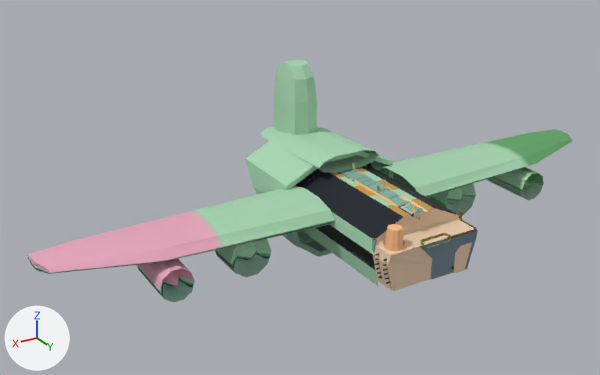
The FBX model LudumDare43/Assets/Art/Models/EstructuraBase.FBX as it was, and as the next commit left it.
The view is the same before and after, from a 50 mm camera at (49.3, 65.3, 42.2) aimed at (5.2, -8.3, 5.4). Every picture has the same lights, and +X, +Y and +Z are marked at lower left. Where no turn or scale is listed for an object, it has been applied to the vertices. Vertices at the same position are counted once.

The older version as bpy lines, for what is in view:
```python
me_mesh = bpy.data.meshes.new('Mesh')
me_mesh.from_pydata(...)  # 2259 vertices, 4087 faces; spans x -36.3..35.0, y -23.6..8.7, z -4.2..16.6
me_mesh.materials.append(mat_materialludum)  # picture img_materiaavion_png
ob_aviones = bpy.data.objects.new('aviones', me_mesh)
ob_aviones.location = (0.0, 0.0, 0.0)
```
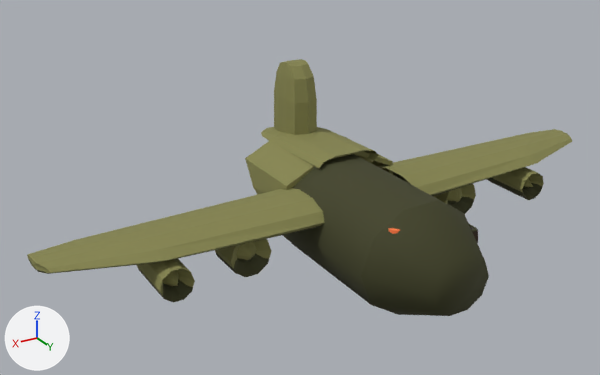
What differs and where, as boxes [x1, y1, x2, y2] in the pictures (600 x 375 px):
'aviones', reshaped: before [27, 59, 572, 303]; after [27, 59, 572, 316]
part 1 of me_mesh, added (yellow): after [288, 154, 489, 316]
part 2 of me_mesh, built on: before [432, 229, 478, 279]; after [473, 229, 478, 243]
part 3 of me_mesh, surface changed (green to yellow): [27, 59, 572, 303] in both

Diff of the bpy script that builds the scene:
```diff
--- a/LudumDare43/Assets/Art/Models/EstructuraBase.FBX.py
+++ b/LudumDare43/Assets/Art/Models/EstructuraBase.FBX.py
@@ me_mesh @@
 # used by ob_aviones; location = (0.0, 0.0, 0.0)
-me_mesh.from_pydata(...)  # 2259 vertices, 4087 faces; spans x -36.3..35.0, y -23.6..8.7, z -4.2..16.6
+me_mesh.from_pydata(...)  # 2451 vertices, 4418 faces; spans x -36.3..35.0, y -23.6..13.3, z -4.2..16.6
+# me_mesh part 1: a new loose piece of 31 vertices spanning x -7.1..7.1, y -9.1..13.3, z -4.1..7.9, in mat_materialludum (picture img_materiaavion_png)
+# me_mesh part 2
+# 7 vertices are removed from x -5.7..-4.5, y 8.2..8.3, z 0.0..2.9
+# 76 faces are deleted
+# 32 vertices in x -3.3..-3.0, y 8.1..8.5, z 0.5..1.0 move by (2.1, 0.0, 0.0)
+# 24 vertices in x -5.6..-3.4, y 8.2..8.5, z 0.0..3.0 move by (1.7, 0.0, 0.0)
+# 20 vertices in x -3.2..-3.0, y 8.1..8.4, z 0.5..0.9 move by (2.0, 0.0, 0.0)
+# 12 vertices in x -4.7..-4.3, y 8.2..8.5, z 0.0..2.9 move by (1.5, 0.0, 0.0)
+# 4 vertices in x -5.6..-5.5, y 8.2..8.3, z 2.8 move by (1.4, 0.0, -0.5)
+# 4 vertices in x -4.7..-4.4, y 8.2..8.3, z 0.9..1.4 move by (1.6, 0.0, 0.0)
+# 16 vertices move from x -6.3..-3.0, y 8.2..8.5, z 0.0..3.3 to x -6.6..-1.5, y 8.2..8.5, z 0.0..3.4
+# 104 vertices are added at x -6.4..5.2, y -16.3..8.5, z -1.9..3.4
+# 257 new faces join them
+# me_mesh part 3: 3680 kept faces spanning x -36.3..35.0, y -23.6..8.7, z -4.2..16.6 get new texture (UV) coordinates
 me_mesh.materials.append(mat_materialludum)
```
